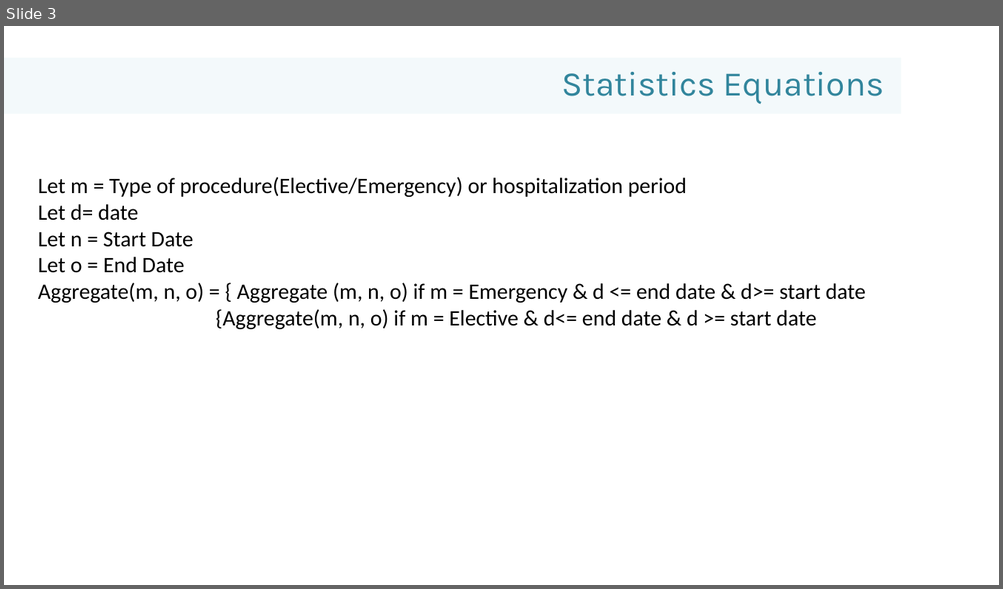
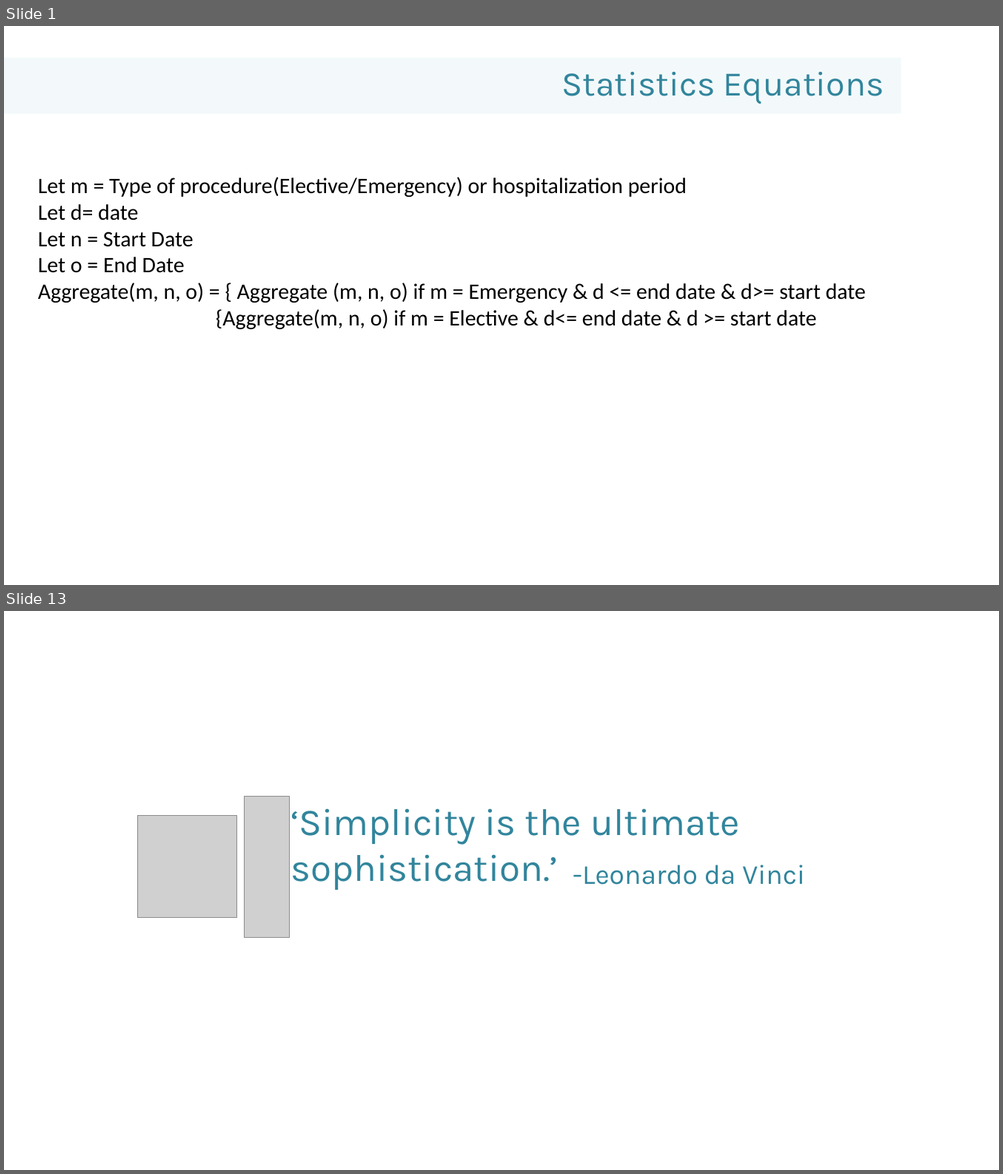
Before and after one commit to Pentec/Final-Year-Main_Project, a slide deck: Documentation/Presentations/Presentation4.pptx. Shown one above the other, each under a label of ours: slide 3 before the commit, slides 1 and 13 after it; the slides between them are not shown. The pictures are 1003x589 and 1003x1174 pixels, drawn with LibreOffice and Linux fonts; fonts in the diff are those of the drawing; grey boxes stand for pictures; background and template pictures are left out. Boxes give left, top, right and bottom in pixels: in the first picture for what was removed or moved away, otherwise in the second. Text is boxed around its words. In the diff, an @@ line names an element or a change of style, - is before the commit and + after.

```diff
--- a/Documentation/Presentations/Presentation4.pptx
+++ b/Documentation/Presentations/Presentation4.pptx
@@ slide 13 added at (4, 611, 999, 1170), background picture (left out) @@
@@ picture added at (244, 797, 289, 937) @@
@@ text added at (291, 809, 740, 890), 55 pt, text #31859C @@
+‘Simplicity is the ultimate sophistication.’
@@ picture added at (137, 816, 236, 918) @@
@@ text added at (572, 865, 805, 885), 40 pt, text #31859C @@
+-Leonardo da Vinci
@@ what was slide 3 is now slide 1 @@
```
Also in this commit, not shown: 11 other slides added, 3 slides removed, 1 other file.
